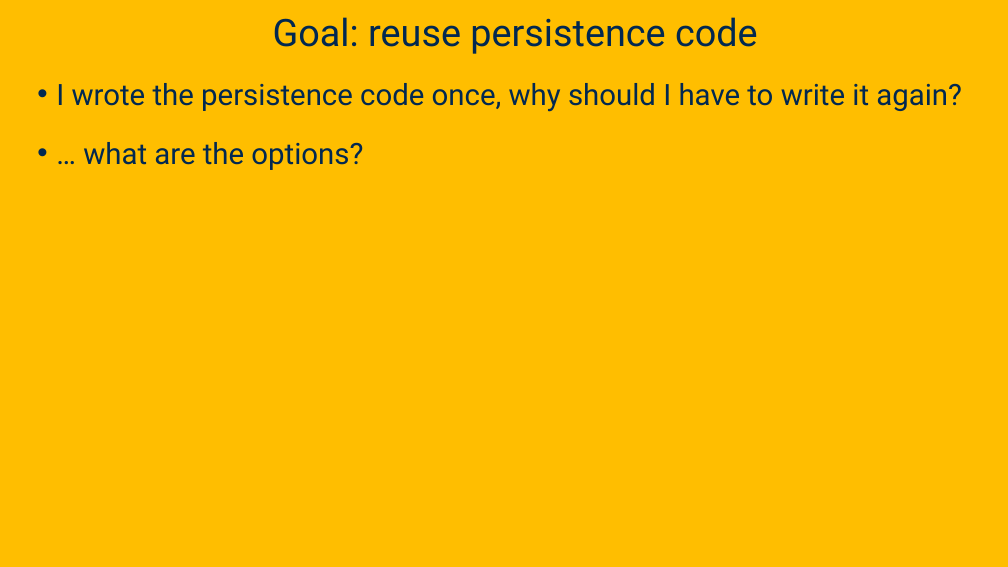
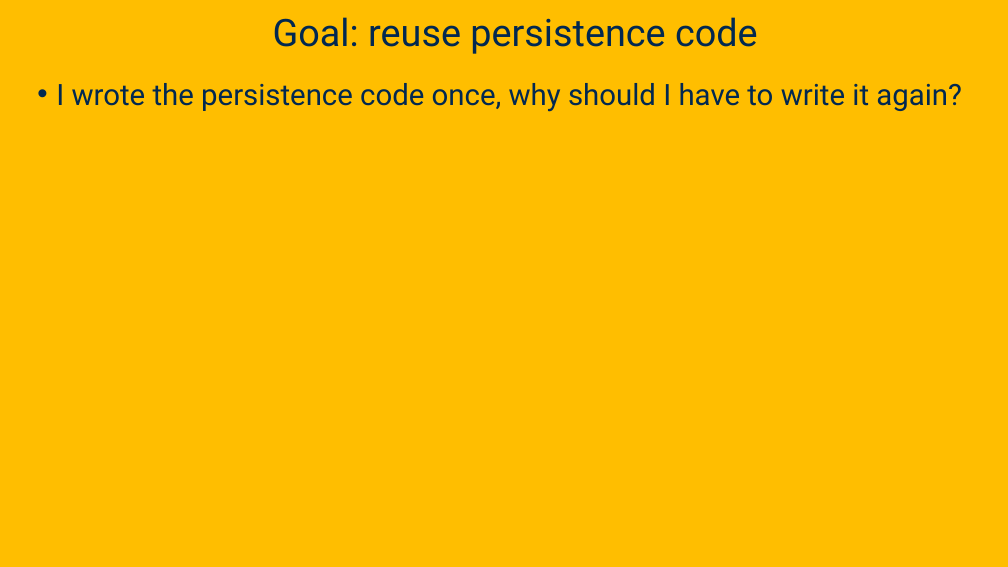
Before and after one commit to davsec-teaching/ECS_160, a slide deck: slide 10 of slides/Reflection.pptx. Drawn at 1008x567 pixels with LibreOffice and Linux fonts; fonts in the diff are those of the drawing; background and template pictures are left out. Boxes give left, top, right and bottom in pixels: in the first picture for what was removed or moved away, otherwise in the second. Text is boxed around its words. In the diff, an @@ line names an element or a change of style, - is before the commit and + after.

```diff
--- a/slides/Reflection.pptx
+++ b/slides/Reflection.pptx
@@ text at <box>83,142,363,170</box>: paragraph removed @@
-• … what are the options?
```
Also in this commit, not shown: 23 other slides changed, 1 other file.
